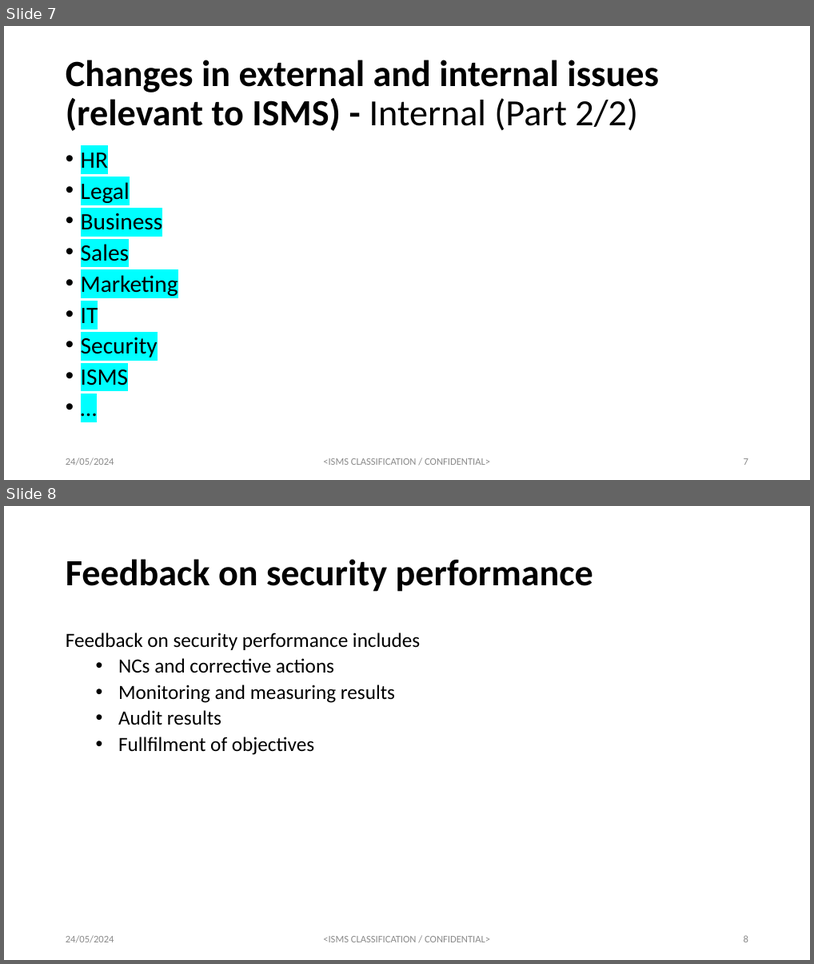
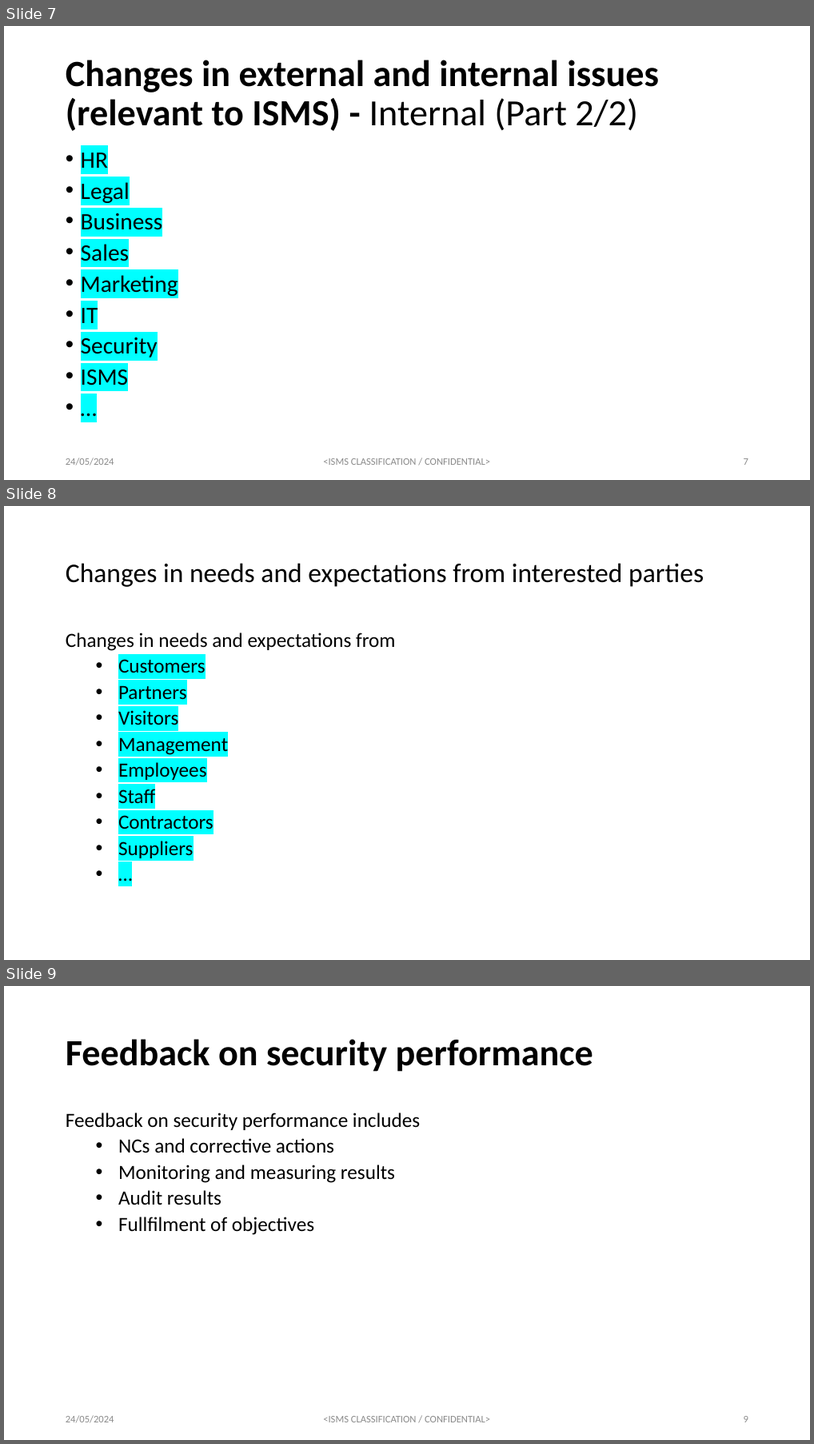
Before and after one commit to PeterGeelen/ISO27001, a slide deck: 9.3_Management_Review/ISO27001 - Management Review Template 202405.pptx. Shown one above the other, each under a label of ours: slides 7 and 8 before the commit, slides 7, 8 and 9 after it. The pictures are 814x964 and 814x1444 pixels, drawn with LibreOffice and Linux fonts; fonts in the diff are those of the drawing. Boxes give left, top, right and bottom in pixels: in the first picture for what was removed or moved away, otherwise in the second. Text is boxed around its words. In the diff, an @@ line names an element or a change of style, - is before the commit and + after.

```diff
--- a/9.3_Management_Review/ISO27001 - Management Review Template 202405.pptx
+++ b/9.3_Management_Review/ISO27001 - Management Review Template 202405.pptx
@@ slide 8 added at [4, 506, 810, 960], background #FFFFFF @@
@@ title added at [66, 563, 704, 587], 32 pt, text #000000 @@
+Changes in needs and expectations from interested parties
@@ text added at [66, 632, 395, 858], 24 pt, text #000000 @@
+Changes in needs and expectations from
+  • Customers
+  • Partners
+  • Visitors
+  • Management
+  • Employees
+  • Staff
+  • Contractors
+  • Suppliers
+  • …
@@ what was slide 8 is now slide 9 @@
```
Also in this commit, not shown: 1 slide changed, 1 other file.
